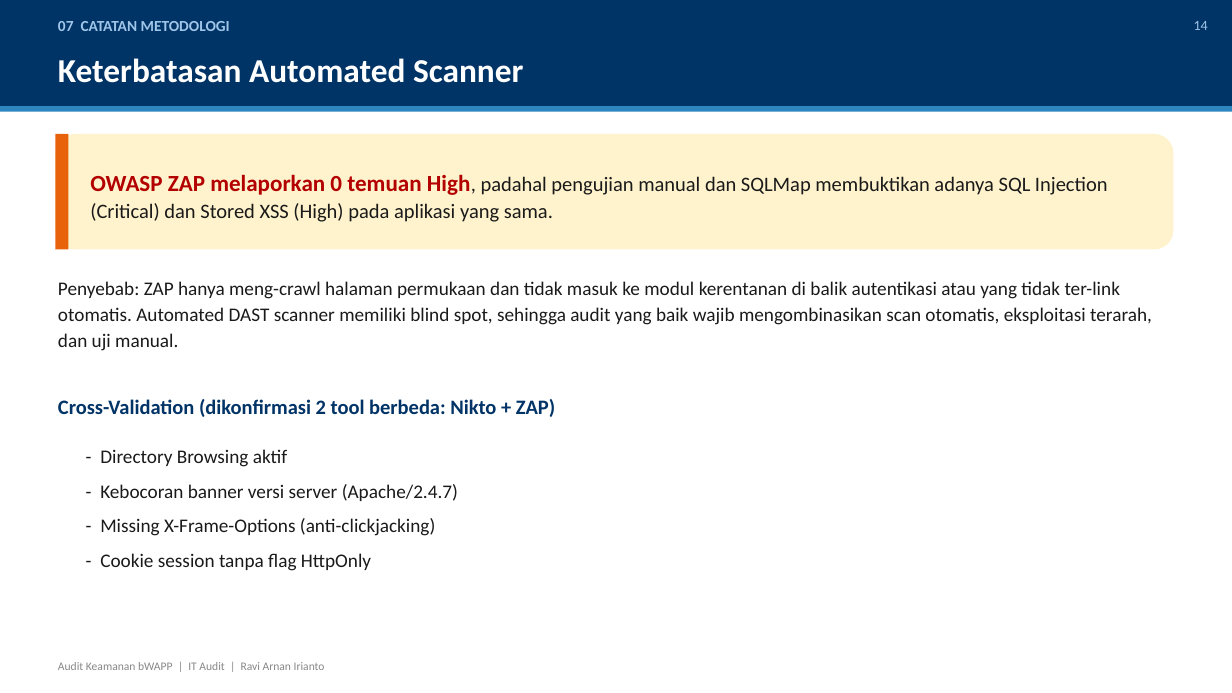
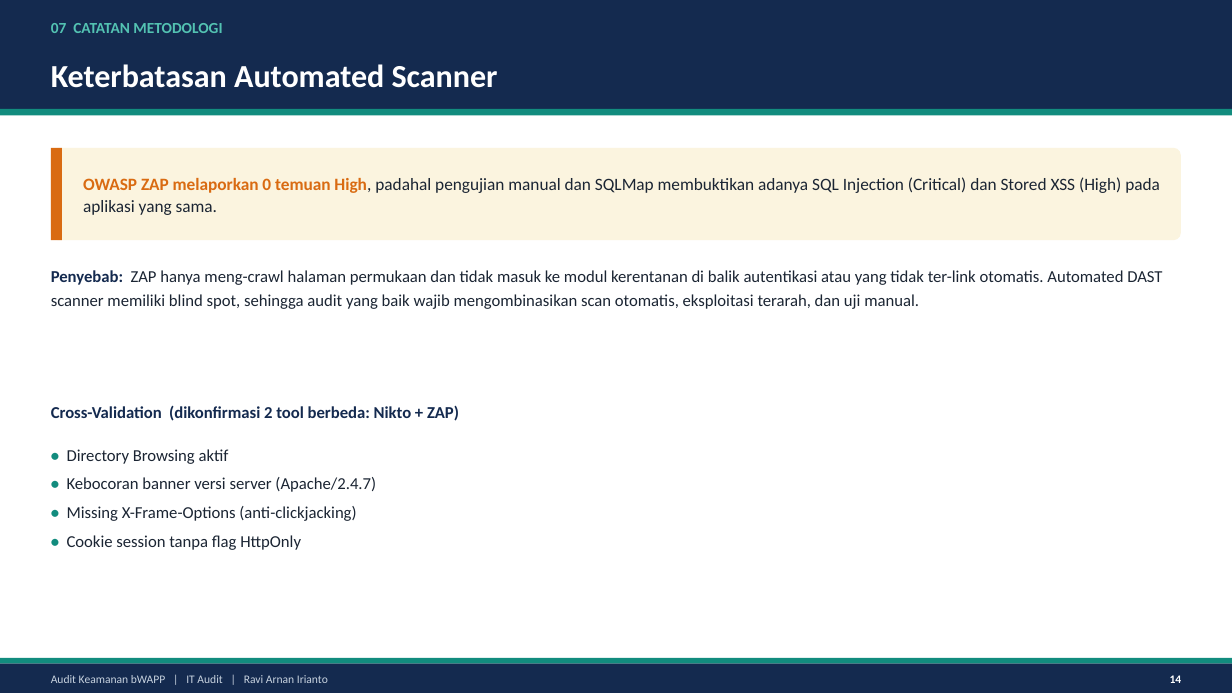
Before and after one commit to ravi-arnan/it-audit-bwapp, a slide deck: slide 14 of doc/presentasi_audit_bwapp.pptx. Drawn at 1232x693 pixels with LibreOffice and Linux fonts; fonts in the diff are those of the drawing. Boxes give left, top, right and bottom in pixels: in the first picture for what was removed or moved away, otherwise in the second. Text is boxed around its words. In the diff, an @@ line names an element or a change of style, - is before the commit and + after.

```diff
--- a/doc/presentasi_audit_bwapp.pptx
+++ b/doc/presentasi_audit_bwapp.pptx
@@ rectangle at [0, 0, 1232, 109]: fill #003366 to #142A4F @@
@@ text "07 CATATAN METODOLOGI" at [51, 23, 222, 33]: text colour #9FC5E8 to #53C2B2; less space between paragraphs @@
@@ text "Keterbatasan Automated Scanner": place and size @@
-text "Keterbatasan Automated Scanner" at [58, 58, 523, 83]
+text "Keterbatasan Automated Scanner" at [51, 64, 498, 88]
@@ text "Keterbatasan Automated Scanner" at [51, 64, 498, 88]: size 26 to 25 pt; less space between paragraphs @@
@@ rectangle: place and size @@
-rectangle at [0, 106, 1232, 112]
+rectangle at [0, 109, 1232, 116]
@@ rectangle at [0, 109, 1232, 116]: fill #2E86C1 to #128C7E @@
@@ rounded rectangle: place and size @@
-rounded rectangle at [55, 134, 1174, 250]
+rounded rectangle at [51, 148, 1181, 240]
@@ rounded rectangle at [51, 148, 1181, 240]: fill #FFF3CD to #FBF4DF; proportions changed @@
@@ rectangle: place and size @@
-rectangle at [55, 134, 68, 250]
+rectangle at [51, 148, 62, 240]
@@ rectangle at [51, 148, 62, 240]: fill #E8620C to #D96B12 @@
@@ text "OWASP ZAP melaporkan 0 temuan ..." at [83, 177, 1160, 215]: size 18 to 13.5 pt, text colour #B30000 to #D96B12 in "OWASP ZAP melaporkan 0 temuan High,"; size 16 to 13.5 pt, text colour #1A1A1A to #1B2533 in "High, padahal pengujian manual dan SQLMap membuktikan ..."; line spacing 1.1 to 1.08; less space between paragraphs @@
@@ text "Penyebab: ZAP hanya meng-crawl halaman ...": place and size @@
-text "Penyebab: ZAP hanya meng-crawl halaman ..." at [58, 281, 1152, 351]
+text "Penyebab: ZAP hanya meng-crawl halaman ..." at [51, 270, 1162, 309]
@@ text "Penyebab: ZAP hanya meng-crawl halaman ..." at [51, 270, 1162, 309]: size 15 to 13 pt, text colour #1A1A1A to #1B2533; text colour #1A1A1A to #142A4F, bold on in "Penyebab:"; line spacing 1.12 to 1.15; less space between paragraphs @@
@@ text "Cross-Validation (dikonfirmasi 2 tool berbeda: ...": place and size @@
-text "Cross-Validation (dikonfirmasi 2 tool berbeda: ..." at [58, 399, 555, 417]
+text "Cross-Validation (dikonfirmasi 2 tool berbeda: ..." at [51, 405, 459, 421]
@@ text "Cross-Validation (dikonfirmasi 2 tool berbeda: ..." at [51, 405, 459, 421]: size 16 to 13 pt, text colour #003366 to #142A4F; less space between paragraphs @@
@@ text at [67, 449, 376, 550]: text changed; size 15 to 13 pt; text colour #1A1A1A to #1B2533 @@
-- Directory Browsing aktif
-- Kebocoran banner versi server (Apache/2.4.7)
-- Missing X-Frame-Options (anti-clickjacking)
-- Cookie session tanpa flag HttpOnly
+• Directory Browsing aktif
+• Kebocoran banner versi server (Apache/2.4.7)
+• Missing X-Frame-Options (anti-clickjacking)
+• Cookie session tanpa flag HttpOnly
@@ rectangle added at [0, 658, 1232, 664], fill #128C7E @@
@@ rectangle added at [0, 664, 1232, 693], fill #142A4F @@
@@ text "Audit Keamanan bWAPP | IT ...": place and size @@
-text "Audit Keamanan bWAPP | IT ..." at [58, 662, 325, 670]
+text "Audit Keamanan bWAPP | IT ..." at [51, 675, 328, 683]
@@ text "Audit Keamanan bWAPP | IT ..." at [51, 675, 328, 683]: text colour #888888 to #C7D2DF; less space between paragraphs; vertical alignment top to middle @@
@@ text "14": place and size @@
-text "14" at [1194, 21, 1208, 30]
+text "14" at [1170, 675, 1182, 683]
@@ text "14" at [1170, 675, 1182, 683]: size 11 to 9 pt, text colour #9FC5E8 to #FFFFFF, bold on; less space between paragraphs; vertical alignment top to middle @@
```
Also in this commit, not shown: 16 other slides changed, 2 other files.
